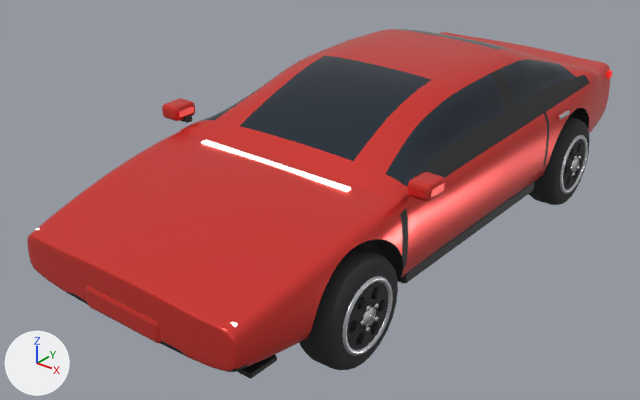
The glTF model app/spiele/nova-drive/models/volt_mid.glb: old version first, new version second.
Camera for both pictures: a camera (50 mm lens) standing at (3.51, -4.95, 3.2) and looking at (-0.18, -0.34, 0.34). The axes (+X, +Y, +Z) are drawn at lower left. The lights are the same throughout. The first picture is the older version. Where no turn or scale is listed for an object, it has been applied to the vertices. Vertices at exactly the same position are counted once.

Names of what the first picture shows: 'body', 'wheel_fl', 'wheel_rl'.
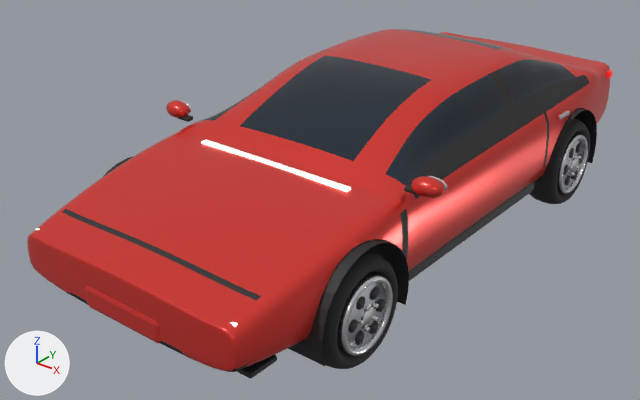
Where the newer file only moved an object's origin or applied its transform, the numbers keep the older frame.

Location of each change, (x1, y1, x2, y2) in pixels of the pictures (640 x 400 px; the box of a moved part takes in the faces that stretch with it):
'body', reshaped
    before: (27, 29, 613, 379)
    after: (27, 29, 613, 378)
'wheel_fl', reshaped, moved
    before: (299, 246, 398, 370)
    after: (322, 250, 398, 369)
'wheel_rl', reshaped, moved
    before: (529, 117, 590, 205)
    after: (529, 118, 590, 204)
part 1 of me_body, moved or reshaped (not visible afterwards)
    before: (407, 172, 445, 201)
part 2 of me_body, moved or reshaped (not visible afterwards)
    before: (162, 98, 195, 121)
part 3 of me_body, added (red)
    after: (411, 176, 445, 198)
part 4 of me_body, added
    after: (166, 100, 190, 118)
part 5 of me_body, added
    after: (429, 176, 447, 191)
part 6 of me_body, added (black)
    after: (288, 239, 409, 366)
part 7 of me_body, added (black)
    after: (533, 108, 597, 195)
part 8 of me_body, added (mostly hidden)
    after: (103, 156, 134, 177)
part 9 of me_body, reshaped
    before: (36, 203, 285, 356)
    after: (36, 203, 285, 358)
part 10 of me_body, moved or reshaped (not visible before)
    after: (404, 185, 418, 195)
part 11 of me_body, moved or reshaped
    before: (180, 115, 192, 123)
    after: (178, 115, 193, 122)
part 12 of me_cylinder_004, added
    after: (361, 158, 579, 326)
part 13 of me_cylinder_004, rebuilt (8% narrower)
    before: (299, 117, 590, 370)
    after: (322, 118, 590, 369)
part 14 of me_cylinder_004, added (mostly hidden)
    after: (337, 134, 577, 350)
part 15 of me_cylinder_004, moved or reshaped
    before: (342, 135, 588, 356)
    after: (338, 134, 588, 356)

The change, as a diff of the scene's bpy script:
```diff
--- a/app/spiele/nova-drive/models/volt_mid.glb.py
+++ b/app/spiele/nova-drive/models/volt_mid.glb.py
@@ me_body @@
-me_body.from_pydata(...)  # 5318 vertices, 10557 faces; spans x -1.13..1.13, y -2.36..2.36, z -0.54..0.54
+me_body.from_pydata(...)  # 6496 vertices, 12710 faces; spans x -1.16..1.16, y -2.36..2.36, z -0.58..0.54
+# me_body part 1: the loose piece of 56 vertices spanning x 0.97..1.13, y -0.98..-0.78, z 0.17..0.28 is multiplied about its middle by the matrix ((0.424, 0.0, 0.0), (0.0, 0.219, 0.555), (0.0, -0.204, 0.596)), then moved by (-0.17, -0.42, -0.53), in mat_caliper (red #ed613f)
+# me_body part 2: the loose piece of 56 vertices spanning x -1.13..-0.97, y -0.98..-0.78, z 0.17..0.28 is multiplied about its middle by the matrix ((0.424, 0.0, 0.0), (0.0, 0.219, -0.554), (0.0, 0.204, 0.596)), then moved by (1.92, 2.18, -0.53), in mat_caliper (red #ed613f)
+# me_body part 3: a new loose piece of 114 vertices spanning x 0.95..1.16, y -0.95..-0.81, z 0.16..0.28, in mat_paint (red #e73f38)
+# me_body part 4: a new loose piece of 114 vertices spanning x -1.16..-0.95, y -0.95..-0.81, z 0.16..0.28, in mat_paint (red #e73f38)
+# me_body part 5: a new loose piece of 114 vertices spanning x 0.97..1.15, y -0.84..-0.8, z 0.17..0.27, in mat_chrome (white #f6f6f8)
+# me_body part 6: a new loose piece of 38 vertices spanning x 0.54..1.02, y -1.82..-0.97, z -0.55..0.03, in mat_trim (black #242427)
+# me_body part 7: a new loose piece of 38 vertices spanning x 0.54..1.02, y 0.98..1.83, z -0.55..0.03, in mat_trim (black #242427)
+# me_body part 8: a new loose piece of 38 vertices spanning x -1.02..-0.54, y -1.82..-0.97, z -0.55..0.03, in mat_trim (black #242427)
+# me_body part 9: 2 vertices moved within x -0.84..0.84, y -2.28, z -0.1; 46 vertices removed from x -0.92..0.92, y -2.28..-2.06, z -0.46..-0.02; 224 vertices added at x -0.95..0.95, y -2.28..-1.51, z -0.46..0.01
+# me_body part 10: 2 vertices moved within x 1.02, y -0.86, z 0.19; 54 vertices removed from x 0.94..1.02, y -0.9..-0.85, z 0.15..0.19; 54 vertices added at x 0.92..1.03, y -0.92..-0.86, z 0.17..0.2
+# me_body part 11: 26 vertices moved from x -1.02..-0.94, y -0.9..-0.85, z 0.15..0.19 to x -1.03..-0.92, y -0.92..-0.86, z 0.17..0.2; 28 vertices removed from x -1.02..-0.94, y -0.9..-0.85, z 0.15..0.19; 28 vertices added at x -1.03..-0.92, y -0.92..-0.86, z 0.17..0.2
+# other edits to the shape of me_body do not show in these pictures
 me_body.materials.append(mat_paint)
@@ me_body @@
 me_body.materials.append(mat_plate)
+me_body.materials.append(mat_caliper)  # red #ed613f
@@ me_cylinder_004 @@
 # used by ob_wheel_fl; location = (0.892, -1.4, 0.36); scale = (0.36, 0.36, 0.36)
-me_cylinder_004.from_pydata(...)  # 708 vertices, 1348 faces; spans x -0.42..0.42, y -1.0..1.0, z -1.0..1.0
+me_cylinder_004.from_pydata(...)  # 1436 vertices, 2692 faces; spans x -0.42..0.42, y -1.0..1.0, z -1.0..1.0
+# me_cylinder_004 part 12: a new loose piece, a 12-sided cylinder along x spanning x 0.29..0.4, y -0.16..0.16, z -0.16..0.16, in mat_chrome (white #f6f6f8)
+# me_cylinder_004 part 13: the loose piece of 144 vertices spanning x -0.42..0.35, y -1.0..1.0, z -1.0..1.0 is rebuilt with 616 vertices and now spans x -0.42..0.34, y -1.0..1.0, z -1.0..1.0
+# me_cylinder_004 part 14: a new loose piece of 72 vertices spanning x -0.37..0.29, y -0.65..0.65, z -0.65..0.65, in mat_rim (white #dfe2e7)
+# me_cylinder_004 part 15: 14 vertices moved from x -0.13..-0.05, y -0.51..0.51, z -0.44..0.51 to x -0.14..-0.05, y -0.53..0.53, z -0.34..0.42; 177 vertices removed from x -0.13..0.38, y -0.66..0.66, z -0.66..0.66; 241 vertices added at x -0.14..0.38, y -0.68..0.68, z -0.68..0.68
+# other edits to the shape of me_cylinder_004 do not show in these pictures
 me_cylinder_004.materials.append(mat_tire)
@@ me_cylinder_004 @@
 me_cylinder_004.materials.append(mat_disc)
-me_cylinder_004.materials.append(mat_caliper)  # red #ed613f
@@ ob_wheel_fl @@
 ob_wheel_fl = bpy.data.objects.new('wheel_fl', me_cylinder_004)
-ob_wheel_fl.location = (0.892, -1.4, 0.36)
+ob_wheel_fl.location = (0.894, -1.4, 0.36)
 ob_wheel_fl.scale = (0.36, 0.36, 0.36)
@@ ob_wheel_rl @@
 ob_wheel_rl = bpy.data.objects.new('wheel_rl', me_cylinder_004)
-ob_wheel_rl.location = (0.892, 1.4, 0.36)
+ob_wheel_rl.location = (0.894, 1.4, 0.36)
 ob_wheel_rl.scale = (0.36, 0.36, 0.36)
```
